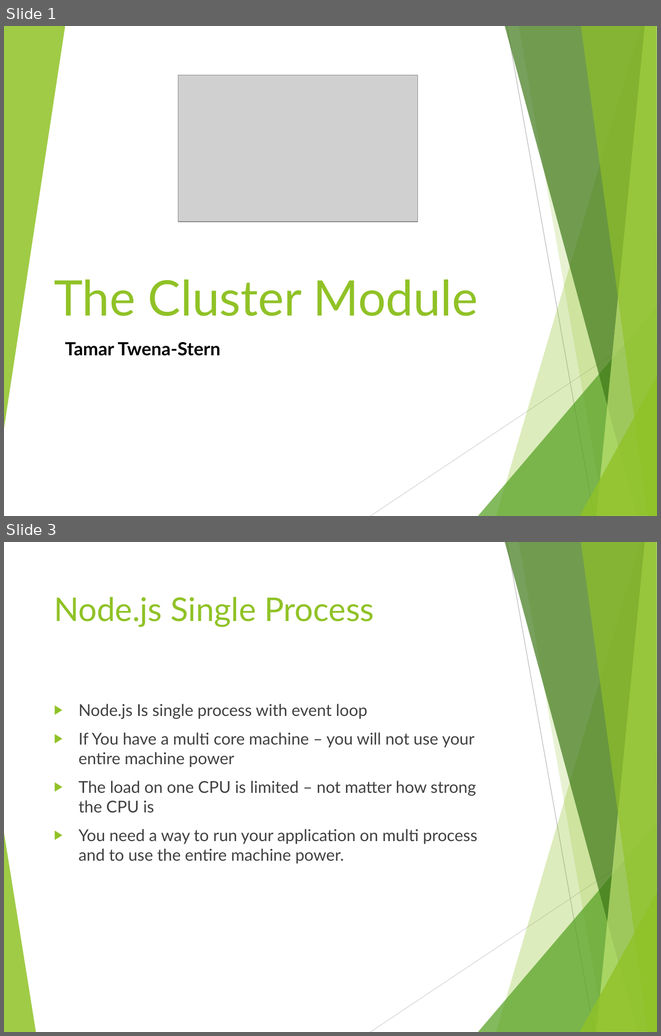
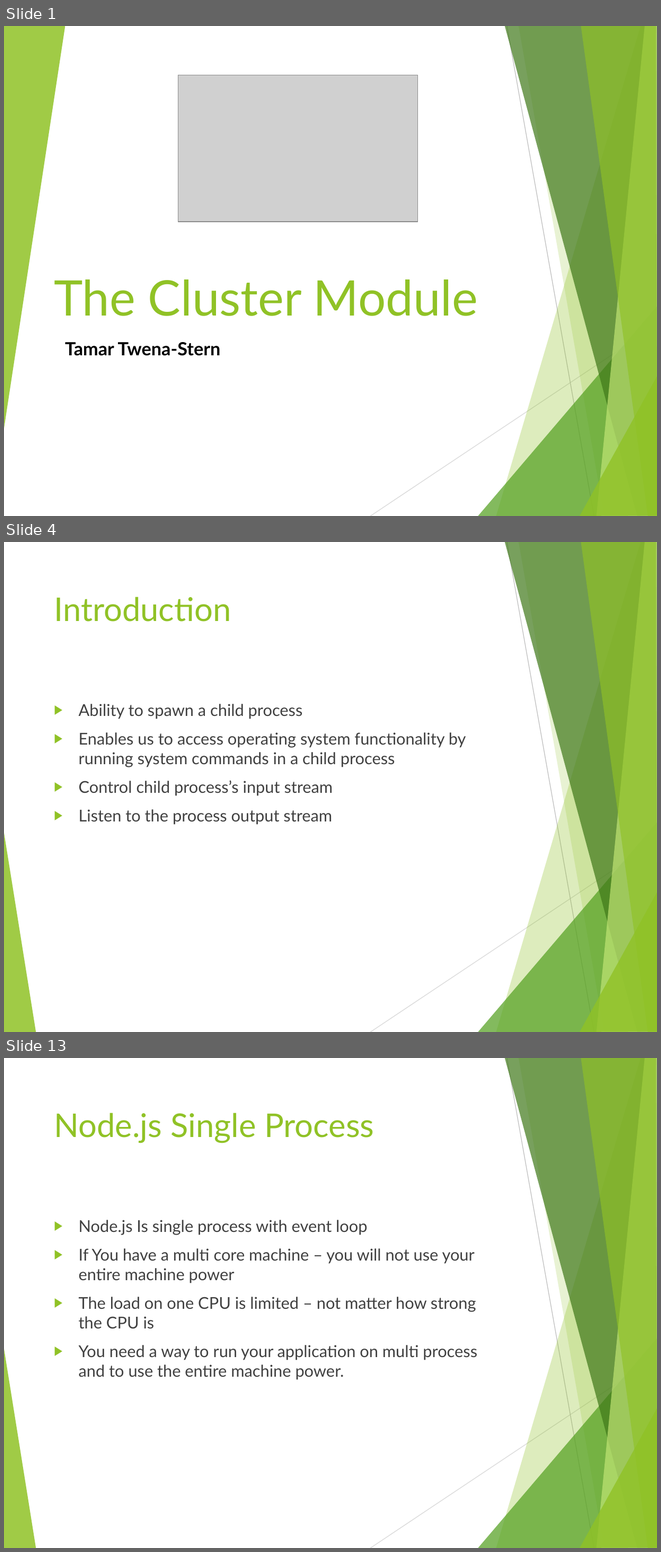
Before and after one commit to tamarstern/MyNodeJSCourse, a slide deck: child_process_and_cluster_module/child_process_and_cluster_module.pptx. Shown one above the other, each under a label of ours: slides 1 and 3 before the commit, slides 1, 4 and 13 after it; the slides between them are not shown. The pictures are 661x1036 and 661x1552 pixels, drawn with LibreOffice and Linux fonts; fonts in the diff are those of the drawing; grey boxes stand for pictures. Boxes give left, top, right and bottom in pixels: in the first picture for what was removed or moved away, otherwise in the second. Text is boxed around its words. In the diff, an @@ line names an element or a change of style, - is before the commit and + after.

```diff
--- a/child_process_and_cluster_module/child_process_and_cluster_module.pptx
+++ b/child_process_and_cluster_module/child_process_and_cluster_module.pptx
@@ slide 4 added at (4, 542, 657, 1032), background #FFFFFF; not listed: 10 template elements that a slide beside it also shows @@
@@ title added at (54, 597, 231, 622), 36 pt, text #90C226 @@
+Introduction
@@ text added at (79, 704, 466, 824), 18 pt, text #404040 @@
+▶ Ability to spawn a child process
+▶ Enables us to access operating system functionality by running system commands in a child process
+▶ Control child process’s input stream
+▶ Listen to the process output stream
@@ what was slide 3 is now slide 13 @@
```
Also in this commit, not shown: 10 other slides added, 1 slide removed, 21 other files.
